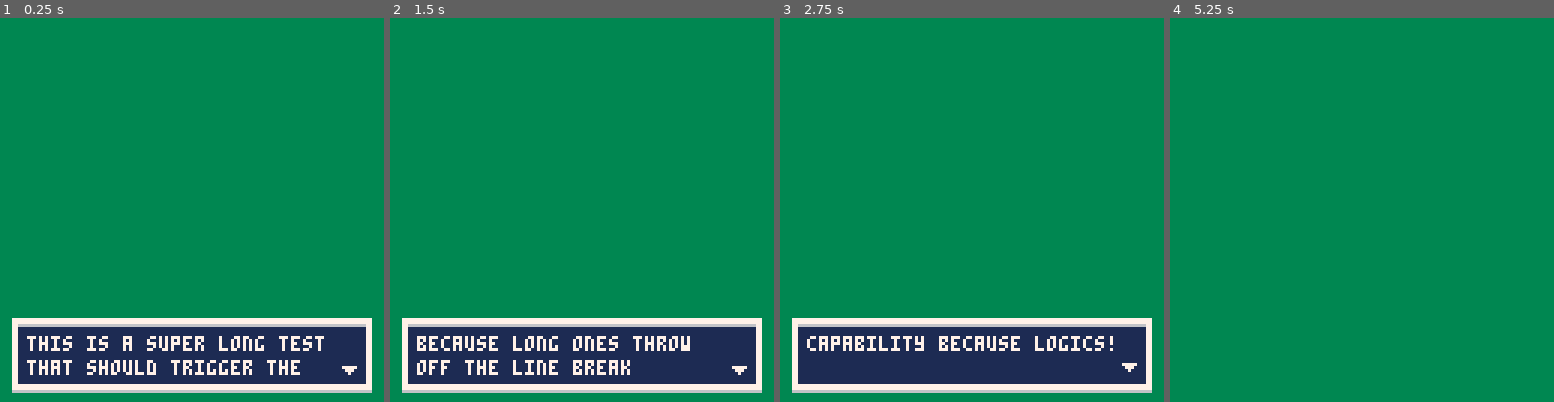
Above: before the commit, frames 1-4 (left to right).
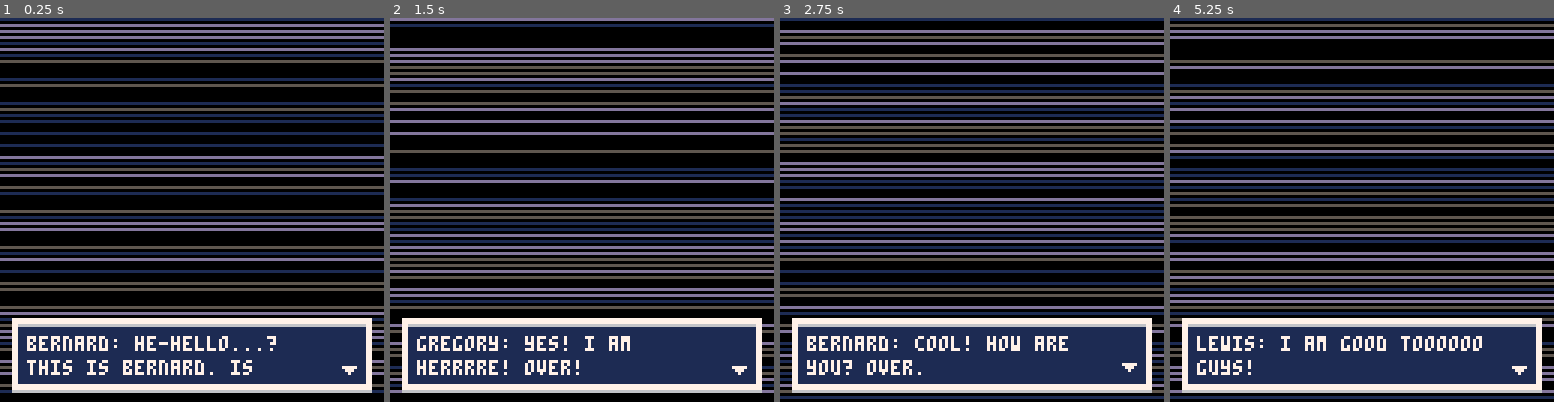
Above: after the commit, the same moments.

Repository: jessemillar/pico-8
Game: PICO-8 cartridge text-box/text-box.p8
The game is run twice, just before and just after one commit, with the same random seed, the same clock (stepped at 60 frames per second) and the same inputs.
Inputs:
- Up to frame 1 (0.25 s): no input
- Up to frame 2 (1.5 s): tap X (X key) at 0.33, 1.07 s
- Up to frame 3 (2.75 s): tap X (X key) at 1.85 s
- Up to frame 4 (5.25 s): tap X (X key) at 2.97, 4.08, 5.2 s

The runs differ from the first frame. In frame 1, 84% of the frame differs, in the area x 0-100%, y 0-100%; in frame 2, 83%; in frame 3, 83%; in frame 4, 100%.

Commit message:
Some static tweaks and an HTML export

Diff:
--- a/text-box/text-box.p8
+++ b/text-box/text-box.p8
@@ -3,14 +3,15 @@
 __lua__
 
 t=0 -- the timer for keeping track of things
+static_array={}
 
 -- add a new text box
 function tbox(message)
+	local linebreak=1 -- keeps track of the last linebreak position
+
 	if #tbox_messages>1 and #tbox_messages%2==1 then -- add an empty line for a "new" dialogue box if a previous message exists in the queue
 		add(tbox_messages,"")
 	end
-
-	local linebreak=1 -- keeps track of the last linebreak position
 
 	for i=0,flr(#message/25) do -- search through the message and break it into words
 		local line=sub(message,linebreak,linebreak+25) -- lines are 25 characters but grab 26 to do a lookahead check
@@ -36,13 +37,24 @@
 end
 
 -- check for button presses so we can clear text box messages
-function tbox_check()
+function tbox_interact()
 	if btnp(5) and #tbox_messages>0 then
+		sfx(0) -- play a sound effect
+
 		if #tbox_messages>1 then
 			del(tbox_messages,tbox_messages[1])
 		end
 
 		del(tbox_messages,tbox_messages[1])
+	end
+end
+
+-- check if a text box is currently visible (useful if the dialogue clear button is used for other actions as well)
+function tbox_active()
+	if #tbox_messages>0 then
+		return true
+	else
+		return false
 	end
 end
 
@@ -69,21 +81,36 @@
 	end
 end
 
+function static()
+	local colors={1,5,13}
+
+	for i=0,63 do
+		line(0,i*2,127,i*2,colors[flr(rnd(#colors+1))])
+	end
+end
+
 function _init()
 	tbox_messages={} -- the array for keeping track of text box overflows
-	tbox("this is a super long test that should trigger the line break thing be sure to use short words because long ones throw off the line break capability because logics!") -- add a test message box
-	tbox("this is a second text that's a two-liner!")
-	tbox("this is a third test does it work?")
+	tbox("bernard: he-hello...? this is bernard. is anyone there? over...") -- add a test message box
+	tbox("gregory: yes! i am herrrre! over!")
+	tbox("bernard: cool! how are you? over.")
+	tbox("gregory: i'm good, man. how are you? over!")
+	tbox("bernard: so good. over.")
+	tbox("lewis: i am good toooooo guys!")
+	tbox("gregory: lewis? is that you? how did you get this frequency? over.")
+	tbox("lewis: i have my wayz.")
+	tbox("bernard: you're a crazy pong, lewis.")
+	tbox("lewis: why, thank you, sir bernard.")
 end
 
 function _update()
 	t=t+1 -- increment the clock
-	tbox_check()
+	tbox_interact()
 end
 
 function _draw()
 	cls() -- clear the screen
-	rectfill(0, 0, 128, 128, 3) -- fill the screen with a color for size testing purposes
+	static()
 	tbox_draw() -- draw the message boxes (if any)
 end
 
Not shown, changed: the sound effects (__sfx__) section of text-box/text-box.p8
Not shown, added: text-box/index.html
Not shown, added: text-box/text-box.js
